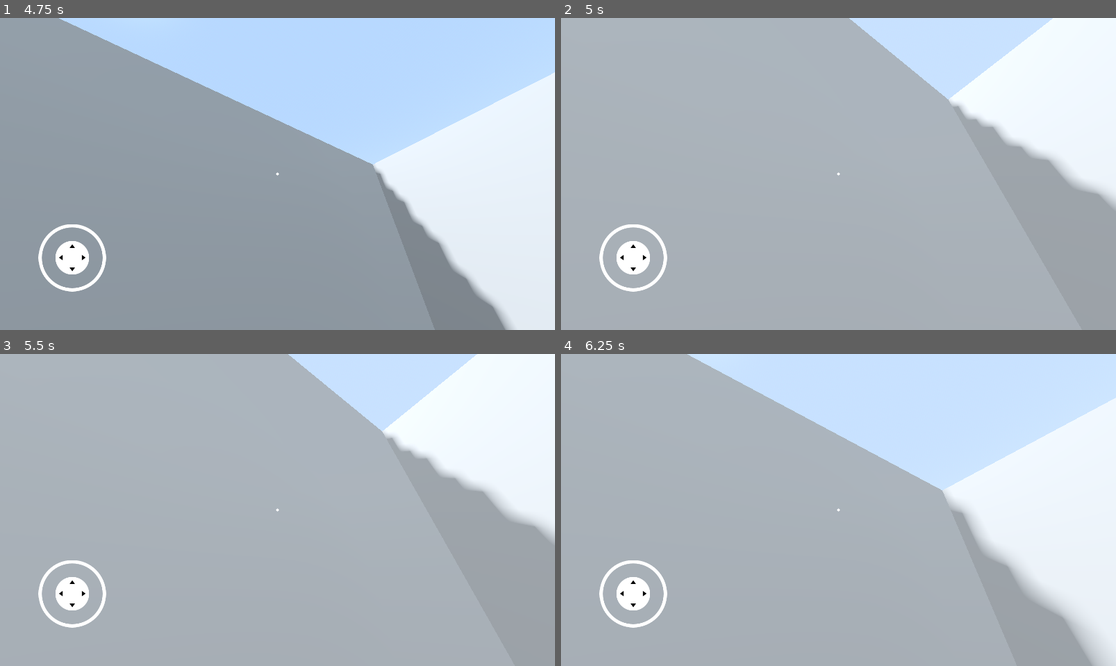
Above: before the commit, frames 1-4 (two rows, left to right).
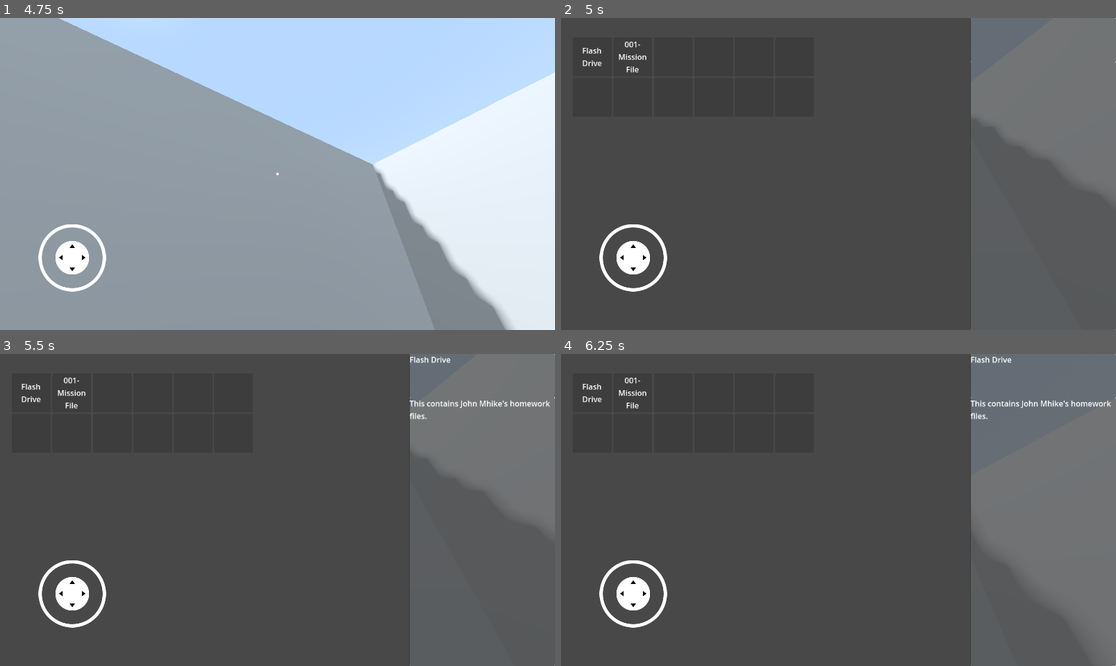
Above: after the commit, the same moments.

Repository: Joshua00013/WhiteHatSimulator
Game: Godot game, scene res://Main Menu/main_menu.tscn
The game is run twice, just before and just after one commit, with the same random seed, the same clock (stepped at 60 frames per second) and the same inputs. The engine's default icon, where the game draws it, is replaced by a stand-in: a white triangle on a blue panel in a dark square.
Inputs (mouse positions are in pixels of both pictures, inside the frame that each line leads up to):
- Up to frame 1 (4.75 s): click "Start Game" at 0.5 s; tap Enter (ui_accept) at 1.25 s; move the mouse to (305, 174) at 1.27 s; hold C (crouch) 1.28-2.03 s; hold W (move_forward) from 1.28 s (still down); tap Space (jump) at 1.52, 2.27, 3.77, 4.52 s; move the mouse to (249, 174) at 2.02 s; tap E (interact) at 2.1 s; move the mouse to (288, 167) at 2.77 s; hold Shift (sprint) 2.78-3.53 s; move the mouse to (271, 180) at 3.52 s; tap F at 3.6 s; move the mouse to (316, 177) at 4.27 s; hold Q from 4.28 s (still down)
- Up to frame 2 (5 s): keep holding W (move_forward); keep holding Q; tap Tab (inventory) at 4.9 s
- Up to frame 3 (5.5 s): release W (move_forward) at 5 s; release Q at 5 s; click (33, 391) at 5.02 s
- Up to frame 4 (6.25 s): tap Enter (ui_accept) at 5.75 s; move the mouse to (794, 506) at 5.77 s; hold W (move_forward) from 5.78 s (still down); tap C (crouch) at 5.85 s; tap Space (jump) at 6.02 s

Frame 1 is identical in both runs. In frame 2, 99% of the frame differs, in the area x 0-100%, y 0-100%; in frame 3, 99%; in frame 4, 99%.

Commit message:
Inventory system finished

Diff:
--- /dev/null
+++ b/Items/file001.tres
@@ -0,0 +1,9 @@
+[gd_resource type="Resource" script_class="InvItem" load_steps=2 format=3 uid="uid://ck77iafps7s6u"]
+
+[ext_resource type="Script" uid="uid://g4ulyqcfe2ao" path="res://Resources/inventory_item.gd" id="1_csv02"]
+
+[resource]
+script = ExtResource("1_csv02")
+name = "001-Mission File"
+description = "Phishing is a type of cyberattack that uses fraudulent emails, text messages, phone calls or websites to trick people into sharing sensitive data, downloading malware or otherwise exposing themselves to cybercrime.Your mission is to use Phishing to gain access to any employee's computer by preparing it and sending it through email or fake application."
+metadata/_custom_type_script = "uid://g4ulyqcfe2ao"
--- a/Items/player_inventory.tres
+++ b/Items/player_inventory.tres
@@ -1,10 +1,11 @@
-[gd_resource type="Resource" script_class="Inv" load_steps=4 format=3 uid="uid://ysbc0wl30il1"]
+[gd_resource type="Resource" script_class="Inv" load_steps=5 format=3 uid="uid://ysbc0wl30il1"]
 
 [ext_resource type="Script" uid="uid://g4ulyqcfe2ao" path="res://Resources/inventory_item.gd" id="1_31lxn"]
 [ext_resource type="Resource" uid="uid://di5juvawhmoq6" path="res://Items/flashdrive.tres" id="2_52ph3"]
 [ext_resource type="Script" uid="uid://bic7e0057ra4q" path="res://Resources/inventory.gd" id="3_2nala"]
+[ext_resource type="Resource" uid="uid://ck77iafps7s6u" path="res://Items/file001.tres" id="3_52ph3"]
 
 [resource]
 script = ExtResource("3_2nala")
-items = Array[ExtResource("1_31lxn")]([ExtResource("2_52ph3"), null, null, null, null, null, null, null, null, null, null, null])
+items = Array[ExtResource("1_31lxn")]([ExtResource("2_52ph3"), ExtResource("3_52ph3"), null, null, null, null, null, null, null, null, null, null])
 metadata/_custom_type_script = "uid://bic7e0057ra4q"
--- a/Resources/inventory.gd
+++ b/Resources/inventory.gd
@@ -3,3 +3,10 @@
 class_name Inv
 
 @export var items : Array[InvItem]
+
+func add(item: InvItem):
+	for i in range(items.size()):
+		print("Insert function")
+		if !items[i]: #true if items[i] is null, false or empty. If empty then add the item to the slot
+			items[i] = item
+			return #stop after inserting
--- /dev/null
+++ b/Scenes/gui/inventory_description.tscn
@@ -0,0 +1,51 @@
+[gd_scene load_steps=2 format=3 uid="uid://b6lbrvmvf5bp0"]
+
+[ext_resource type="Script" uid="uid://j4f6tlmxptli" path="res://Scripts/GUI/inventory_description.gd" id="1_nhtaf"]
+
+[node name="InventoryDescription" type="ColorRect"]
+self_modulate = Color(1, 1, 1, 0.227451)
+anchors_preset = -1
+anchor_left = 0.737847
+anchor_right = 1.0
+anchor_bottom = 1.0
+grow_horizontal = 2
+grow_vertical = 2
+script = ExtResource("1_nhtaf")
+metadata/_edit_use_anchors_ = true
+
+[node name="NamePanel" type="Panel" parent="."]
+layout_mode = 1
+anchors_preset = -1
+anchor_right = 1.0
+anchor_bottom = 0.140432
+grow_horizontal = 2
+grow_vertical = 2
+metadata/_edit_use_anchors_ = true
+
+[node name="ItemName" type="Label" parent="NamePanel"]
+layout_mode = 1
+anchors_preset = 15
+anchor_right = 1.0
+anchor_bottom = 1.0
+grow_horizontal = 2
+grow_vertical = 2
+autowrap_mode = 3
+
+[node name="DescriptionPanel" type="Panel" parent="."]
+layout_mode = 1
+anchors_preset = -1
+anchor_top = 0.140432
+anchor_right = 1.0
+anchor_bottom = 1.0
+grow_horizontal = 2
+grow_vertical = 2
+metadata/_edit_use_anchors_ = true
+
+[node name="ItemDescription" type="Label" parent="DescriptionPanel"]
+layout_mode = 1
+anchors_preset = 15
+anchor_right = 1.0
+anchor_bottom = 1.0
+grow_horizontal = 2
+grow_vertical = 2
+autowrap_mode = 3
--- /dev/null
+++ b/Scenes/gui/inventory_slot.tscn
@@ -0,0 +1,38 @@
+[gd_scene load_steps=2 format=3 uid="uid://36j43vtteoib"]
+
+[ext_resource type="Script" uid="uid://cx6qxj1q11nvc" path="res://Scripts/GUI/inventory_slot.gd" id="1_ptur1"]
+
+[node name="inv_slot" type="Panel"]
+custom_minimum_size = Vector2(80, 80)
+offset_right = 40.0
+offset_bottom = 40.0
+script = ExtResource("1_ptur1")
+
+[node name="ColorRect" type="ColorRect" parent="."]
+layout_mode = 0
+offset_right = 80.0
+offset_bottom = 80.0
+color = Color(0.237539, 0.237539, 0.237539, 1)
+
+[node name="Label" type="Label" parent="."]
+custom_minimum_size = Vector2(80, 80)
+layout_mode = 1
+anchors_preset = 15
+anchor_right = 1.0
+anchor_bottom = 1.0
+grow_horizontal = 2
+grow_vertical = 2
+horizontal_alignment = 1
+vertical_alignment = 1
+autowrap_mode = 2
+
+[node name="Button" type="Button" parent="."]
+self_modulate = Color(0.721569, 0.721569, 0.721569, 0)
+layout_mode = 1
+anchors_preset = 15
+anchor_right = 1.0
+anchor_bottom = 1.0
+grow_horizontal = 2
+grow_vertical = 2
+
+[connection signal="button_down" from="Button" to="." method="_on_button_button_down"]
--- a/Scenes/gui/inventory_ui.tscn
+++ b/Scenes/gui/inventory_ui.tscn
@@ -1,8 +1,11 @@
-[gd_scene load_steps=2 format=3 uid="uid://bva0yfimteh3a"]
+[gd_scene load_steps=4 format=3 uid="uid://br15oeyra3fbx"]
 
 [ext_resource type="Script" uid="uid://dpn0l7v8vhtk6" path="res://Scripts/GUI/inventory_ui.gd" id="1_jkvmd"]
+[ext_resource type="PackedScene" uid="uid://36j43vtteoib" path="res://Scenes/gui/inventory_slot.tscn" id="2_3pjjw"]
+[ext_resource type="PackedScene" uid="uid://b6lbrvmvf5bp0" path="res://Scenes/gui/inventory_description.tscn" id="3_jcg7x"]
 
 [node name="InventoryUI" type="Control"]
+custom_minimum_size = Vector2(1152, 648)
 layout_mode = 3
 anchors_preset = 15
 anchor_right = 1.0
@@ -19,3 +22,66 @@
 anchor_bottom = 1.0
 grow_horizontal = 2
 grow_vertical = 2
+
+[node name="InventoryItems" type="ColorRect" parent="."]
+self_modulate = Color(0.281187, 0.281187, 0.281187, 1)
+custom_minimum_size = Vector2(850, 648)
+layout_mode = 1
+offset_right = 850.0
+offset_bottom = 648.0
+
+[node name="GridContainer" type="GridContainer" parent="InventoryItems"]
+custom_minimum_size = Vector2(800, 566)
+layout_mode = 1
+anchors_preset = 8
+anchor_left = 0.5
+anchor_top = 0.5
+anchor_right = 0.5
+anchor_bottom = 0.5
+offset_left = -400.0
+offset_top = -283.0
+offset_right = 400.0
+offset_bottom = 283.0
+grow_horizontal = 2
+grow_vertical = 2
+columns = 6
+
+[node name="inv_slot" parent="InventoryItems/GridContainer" instance=ExtResource("2_3pjjw")]
+layout_mode = 2
+size_flags_horizontal = 0
+
+[node name="inv_slot2" parent="InventoryItems/GridContainer" instance=ExtResource("2_3pjjw")]
+layout_mode = 2
+
+[node name="inv_slot3" parent="InventoryItems/GridContainer" instance=ExtResource("2_3pjjw")]
+layout_mode = 2
+
+[node name="inv_slot4" parent="InventoryItems/GridContainer" instance=ExtResource("2_3pjjw")]
+layout_mode = 2
+
+[node name="inv_slot5" parent="InventoryItems/GridContainer" instance=ExtResource("2_3pjjw")]
+layout_mode = 2
+
+[node name="inv_slot6" parent="InventoryItems/GridContainer" instance=ExtResource("2_3pjjw")]
+layout_mode = 2
+
+[node name="inv_slot7" parent="InventoryItems/GridContainer" instance=ExtResource("2_3pjjw")]
+layout_mode = 2
+
+[node name="inv_slot8" parent="InventoryItems/GridContainer" instance=ExtResource("2_3pjjw")]
+layout_mode = 2
+
+[node name="inv_slot9" parent="InventoryItems/GridContainer" instance=ExtResource("2_3pjjw")]
+layout_mode = 2
+
+[node name="inv_slot10" parent="InventoryItems/GridContainer" instance=ExtResource("2_3pjjw")]
+layout_mode = 2
+
+[node name="inv_slot11" parent="InventoryItems/GridContainer" instance=ExtResource("2_3pjjw")]
+layout_mode = 2
+
+[node name="inv_slot12" parent="InventoryItems/GridContainer" instance=ExtResource("2_3pjjw")]
+layout_mode = 2
+
+[node name="InventoryDescription" parent="." instance=ExtResource("3_jcg7x")]
+layout_mode = 1
--- a/Scenes/interactables/flashdrive.tscn
+++ b/Scenes/interactables/flashdrive.tscn
@@ -1,7 +1,8 @@
-[gd_scene load_steps=5 format=3 uid="uid://cs2187eyfrekt"]
+[gd_scene load_steps=6 format=3 uid="uid://cs2187eyfrekt"]
 
 [ext_resource type="PackedScene" uid="uid://d1ealwjtxgtib" path="res://Components/interactable.tscn" id="1_b2osy"]
 [ext_resource type="Script" uid="uid://ep1vp75f8qcw" path="res://Scripts/flashdrive.gd" id="1_u1pj4"]
+[ext_resource type="Resource" uid="uid://di5juvawhmoq6" path="res://Items/flashdrive.tres" id="2_bgjl5"]
 
 [sub_resource type="ConcavePolygonShape3D" id="ConcavePolygonShape3D_u1pj4"]
 data = PackedVector3Array(-0.5, 0.5, -0.5, -0.5, -0.5, -0.5, 0.5, -0.5, -0.5, -0.5, 0.5, 0.5, -0.5, -0.5, 0.5, -0.5, -0 …(500 unchanged characters)…
@@ -10,6 +11,7 @@
 
 [node name="flashdrive" type="Node3D"]
 script = ExtResource("1_u1pj4")
+itemRes = ExtResource("2_bgjl5")
 
 [node name="Interactable" parent="." instance=ExtResource("1_b2osy")]
 
--- a/Scenes/main.tscn
+++ b/Scenes/main.tscn
@@ -1,12 +1,13 @@
-[gd_scene load_steps=12 format=3 uid="uid://bboey1mf24oe4"]
+[gd_scene load_steps=13 format=3 uid="uid://bboey1mf24oe4"]
 
-[ext_resource type="Script" uid="uid://roto0xajc8oj" path="res://Scenes/main.gd" id="1_6bp64"]
+[ext_resource type="Script" path="res://Scenes/main.gd" id="1_6bp64"]
 [ext_resource type="PackedScene" uid="uid://4fjgut4ak6ob" path="res://Scenes/player.tscn" id="1_jjgbg"]
 [ext_resource type="Script" uid="uid://dvhy6a74kxo4m" path="res://Singletons/game_manager.gd" id="1_jjvhh"]
 [ext_resource type="PackedScene" uid="uid://ltxclu2fv57h" path="res://Scenes/maps/environment1.tscn" id="2_bo1nx"]
 [ext_resource type="PackedScene" uid="uid://dx0pda45jmvnh" path="res://Scenes/interactables/computer.tscn" id="3_8gbba"]
 [ext_resource type="AudioStream" uid="uid://bdq157g434mnf" path="res://Sounds/Harvest Dawn 4.mp3" id="5_kry3j"]
 [ext_resource type="PackedScene" uid="uid://dmr0fcamx7t56" path="res://addons/virtual_joystick/virtual_joystick_scene.tscn" id="7_6bp64"]
+[ext_resource type="Script" uid="uid://dbo0pgwpnvcgh" path="res://Scripts/GUI/android_ui.gd" id="7_ynf5e"]
 [ext_resource type="PackedScene" uid="uid://cs2187eyfrekt" path="res://Scenes/interactables/flashdrive.tscn" id="8_344ge"]
 
 [sub_resource type="ProceduralSkyMaterial" id="ProceduralSkyMaterial_kry3j"]
@@ -48,6 +49,7 @@
 autoplay = true
 
 [node name="AndroidUI" type="CanvasLayer" parent="."]
+script = ExtResource("7_ynf5e")
 
 [node name="Control" type="Control" parent="AndroidUI"]
 layout_mode = 3
--- /dev/null
+++ b/Scripts/GUI/android_ui.gd
@@ -0,0 +1,8 @@
+extends CanvasLayer
+
+func _ready():
+	match OS.get_name():
+		"Windows":
+			visible = false
+		"Android":
+			visible = true
--- /dev/null
+++ b/Scripts/GUI/inventory_description.gd
@@ -0,0 +1,4 @@
+extends ColorRect
+
+@onready var item_name = $NamePanel/ItemName
+@onready var item_description = $DescriptionPanel/ItemDescription
--- /dev/null
+++ b/Scripts/GUI/inventory_slot.gd
@@ -0,0 +1,22 @@
+extends Panel
+
+@onready var button = $Button
+@onready var label = $Label
+var slot_item : InvItem
+
+signal slot_clicked
+
+func _ready():
+	button.button_down.connect(Callable(self, "_on_button_button_down"))
+
+func update(item:InvItem):
+	if !item:
+		label.visible = false
+	else:
+		slot_item = item
+		label.visible = true
+		label.text = item.name
+
+func _on_button_button_down():
+	if slot_item != null:
+		emit_signal("slot_clicked", slot_item.description, slot_item.name)
--- a/Scripts/GUI/inventory_ui.gd
+++ b/Scripts/GUI/inventory_ui.gd
@@ -1,8 +1,34 @@
 extends Control
 
+@onready var slots : Array = $InventoryItems/GridContainer.get_children()
+@onready var inventory_description = $InventoryDescription
+@onready var inv : Inv = preload("res://Items/player_inventory.tres")
+
 func _ready() -> void:
+	GameManager.inv = self
+	update_slots()
 	GameManager.ui_active = false
 	close()
+
+func add(item : InvItem):
+	print("ADDED")
+	inv.add(item)
+	update_slots()
+
+func _on_slot_clicked(description, name):
+	inventory_description.item_name.text = name
+	inventory_description.item_description.text = description
+
+func clear_description():
+	inventory_description.item_name.text = ""
+	inventory_description.item_description.text = ""
+
+func update_slots():
+	for slot in slots:
+		slot.slot_clicked.connect(self._on_slot_clicked)
+
+	for i in range(min(inv.items.size(), slots.size())):
+		slots[i].update(inv.items[i])
 
 func _process(delta: float) -> void:
 	if Input.is_action_just_pressed("inventory"):
@@ -13,8 +39,11 @@
 
 func open():
 	visible = true
+	Input.set_mouse_mode(Input.MOUSE_MODE_VISIBLE)
 	GameManager.ui_active = true
 
 func close():
 	visible = false
+	clear_description()
+	Input.set_mouse_mode(Input.MOUSE_MODE_CAPTURED)
 	GameManager.ui_active = false
--- a/Scripts/flashdrive.gd
+++ b/Scripts/flashdrive.gd
@@ -1,8 +1,8 @@
 extends Node3D
 
 #@export var inventory : Inventory (Pwede din iadd sa global variable)
-#@export var itemRes : Collectible (Contains descriptions, item name)
+@export var itemRes : InvItem
 
 func _on_interactable_interact_triggered() -> void:
-	#Inventory.add(itemRes)
+	GameManager.add_item(itemRes)
 	queue_free()
--- a/Singletons/game_manager.gd
+++ b/Singletons/game_manager.gd
@@ -1,4 +1,5 @@
 extends Node
+
 
 @onready var emulate_mouse = ProjectSettings.get_setting("input_devices/pointing/emulate_mouse_from_touch")
 
@@ -8,6 +9,7 @@
 
 var player_camera : Camera3D
 var player : CharacterBody3D
+var inv : Control
 
 func _ready():
 	match OS.get_name():
@@ -15,3 +17,6 @@
 			ProjectSettings.set_setting("input_devices/pointing/emulate_mouse_from_touch", false)
 		"Android":
 			ProjectSettings.set_setting("input_devices/pointing/emulate_mouse_from_touch", true)
+
+func add_item(item:InvItem):
+	inv.add(item)
Not shown: 1 places in Scenes/player.tscn that only renumber resources
Not shown, added: Scripts/GUI/android_ui.gd.uid
Not shown, added: Scripts/GUI/inventory_description.gd.uid
Not shown, added: Scripts/GUI/inventory_slot.gd.uid
